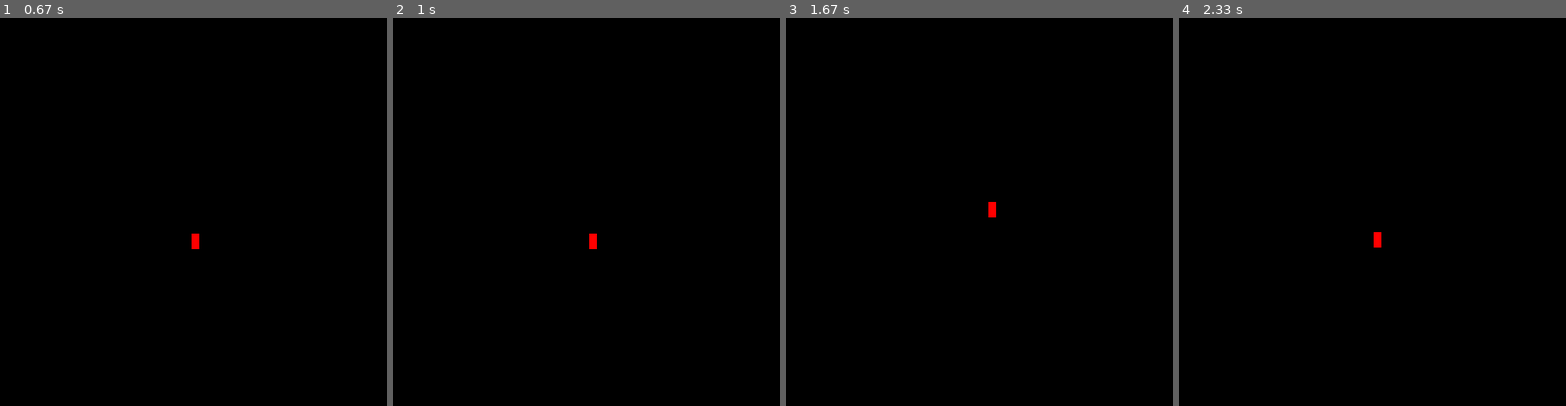
Above: before the commit, frames 1-4 (left to right).
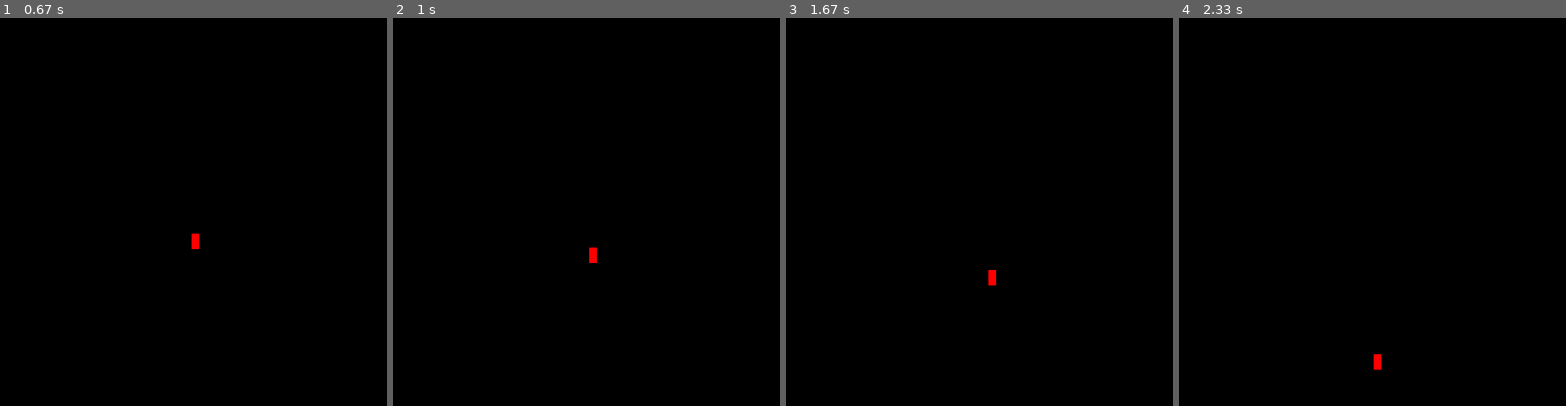
Above: after the commit, the same moments.

Repository: zadeviggers/12dts
Game: pygame game, started from python/glen-denham-simulator.py
Two runs of this game, one before a commit and one after it. Both use one fixed random seed, a clock stepped at 60 frames per second and the inputs below.
Inputs:
- Up to frame 1 (0.67 s): hold Right from 0.33 s (still down)
- Up to frame 2 (1 s): release Right at 0.8 s; hold Up from 0.83 s (still down)
- Up to frame 3 (1.67 s): release Up at 1.13 s; hold Right 1.17-1.63 s
- Up to frame 4 (2.33 s): hold Left 1.67-2.2 s; hold Left from 2.23 s (still down)

Frame 1 is identical in both runs. In frame 2, 0.1% of the frame differs, in the area x 50-53%, y 55-64%; in frame 3, 0.2%, in the area x 52-55%, y 47-69%; in frame 4, 0.2%.

Commit message:
fixed jumping
Signed-off-by: Zade Viggers <zade.viggers@gmail.com>

Diff:
--- a/python/glen-denham-simulator.py
+++ b/python/glen-denham-simulator.py
@@ -8,19 +8,19 @@
 player_height = 20
 player_width = 10
 player_colour = (255, 0, 0)
-player_jump_height = 300
+player_jump_height = 0.8
 player_walk_speed = 3
 player_max_speed = [15, 1600]
-extra_jumps = 1
-jump_cooldown = 0.5
+allowed_jump_amount = 3
 
 # Variables
 player_velocity = [0, 0]
 player_position = [0, 0]
-extra_jumps_left = extra_jumps
-jump_cooldown_remaining = 0
+jumps_remaining = allowed_jump_amount
 game_is_running = True
 previous_time = time()
+player_is_on_ground = False
+
 
 # Start pygame
 pygame.init()
@@ -42,18 +42,31 @@
     delta_time = current_time - previous_time
     previous_time = current_time
 
-    # Decrement jump cooldown
-    if jump_cooldown_remaining > 0:
-        jump_cooldown_remaining -= delta_time
-    elif jump_cooldown_remaining < 0:
-        jump_cooldown_remaining = 0
+    # Keep track of it player is grounded
+    if player_position[1] == window.get_height()-player_height:
+        player_is_on_ground = True
+    else:
+        player_is_on_ground = False
+
+    # Reset jump counter if player is on ground
+    if player_is_on_ground:
+        jumps_remaining = allowed_jump_amount
 
     # Loop over events that have happened
     for event in pygame.event.get():
-
         # When close button pressed, stop game loop
         if event.type == pygame.QUIT:
             game_is_running = False
+        elif event.type == pygame.KEYDOWN:
+            # Jumping should only happen is a key was pressed down, not if it's held.
+            if event.key == pygame.K_UP:
+                # If the player has jumps left
+                if jumps_remaining > 0:
+                    # Player Y position is from the top of the screen down, so subtracting makes it go up
+                    player_velocity[1] = player_jump_height * -1
+
+                    # Decrement the remaining jumps counter
+                    jumps_remaining -= 1
 
     keys = pygame.key.get_pressed()
 
@@ -63,29 +76,6 @@
     # Movement right
     if keys[pygame.K_RIGHT]:
         player_velocity[0] += player_walk_speed * delta_time
-
-    # Jumping
-    def jump():
-        # Player Y position is from the top of the screen down, so subtracting makes it go up
-        player_velocity[1] -= player_jump_height * delta_time
-
-    # Make sure that the jump key is pressed and the jump cooldown is done
-    if keys[pygame.K_UP] and jump_cooldown_remaining == 0:
-        jump_cooldown_remaining = jump_cooldown
-        # Make sure the player is on the ground before allowing them to jump
-        if player_position[1] == window.get_height()-player_height:
-            jump()
-            # Reset extra jumps counter becuase the player touched the ground
-            extra_jumps_left = extra_jumps
-
-            # Reset jump cooldown because player is on the ground
-            jump_cooldown = 0
-
-        # If the player isn't on the ground bu still has extra jumps left
-        elif extra_jumps_left > 0:
-            jump()
-            # Decrement the extra jumps counter
-            extra_jumps_left -= 1
 
     # Apply gravity
     # Player Y position is from the top of the screen down, so adding makes it go down
